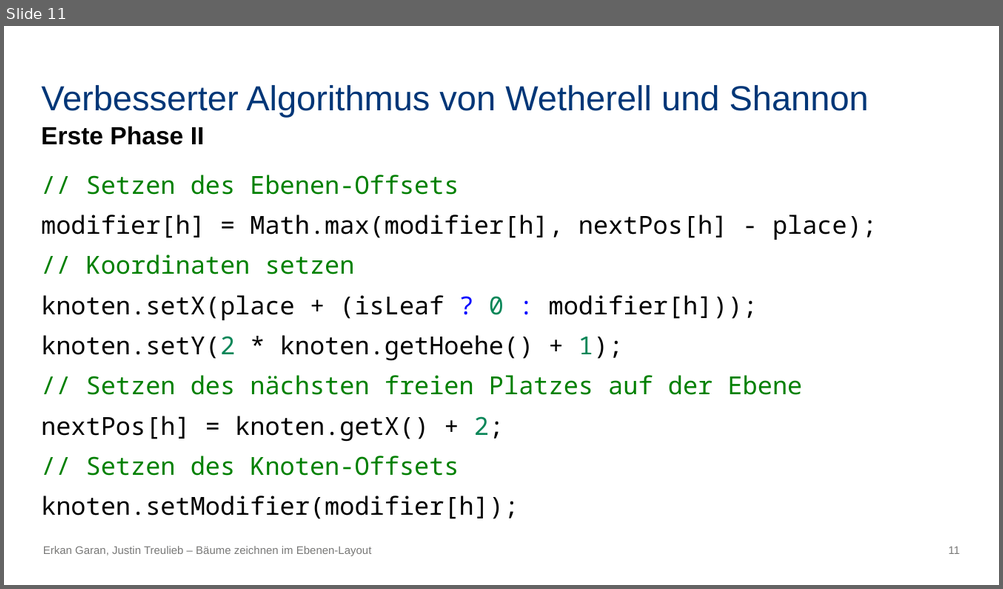
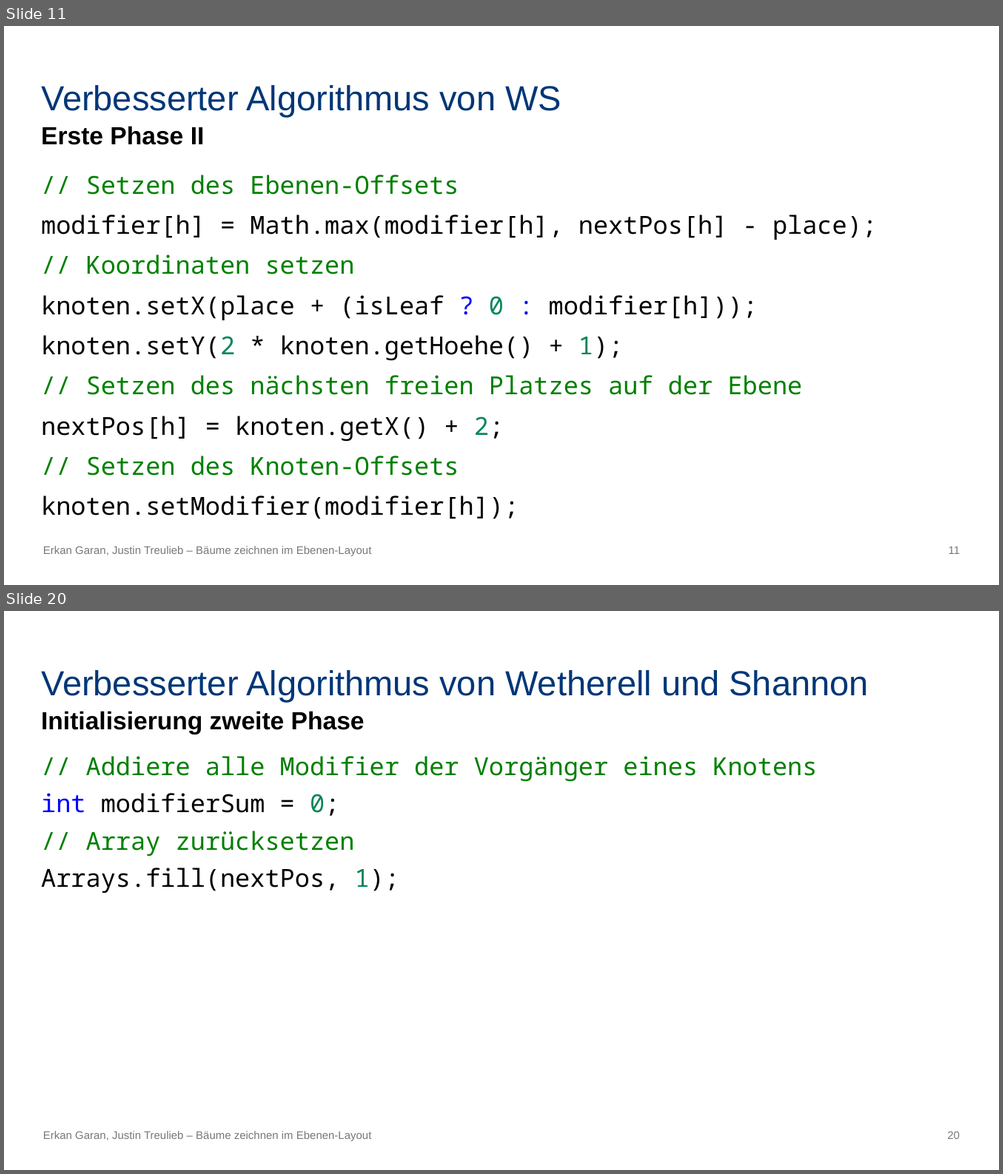
Before and after one commit to erkangrn/Praxsiprojekt, a slide deck: Powerpoint/Bäume zeichnen im Ebenen-Layout.pptx. Shown one above the other, each under a label of ours: slide 11 before the commit, slides 11 and 20 after it; the slides between them are not shown. The pictures are 1003x589 and 1003x1174 pixels, drawn with LibreOffice and Linux fonts; fonts in the diff are those of the drawing. Boxes give left, top, right and bottom in pixels: in the first picture for what was removed or moved away, otherwise in the second. Text is boxed around its words. In the diff, an @@ line names an element or a change of style, - is before the commit and + after.

```diff
--- a/Powerpoint/Bäume zeichnen im Ebenen-Layout.pptx
+++ b/Powerpoint/Bäume zeichnen im Ebenen-Layout.pptx
@@ slide 20 added at bbox=[4, 611, 999, 1170], background #FFFFFF; not listed: 1 template element that a slide beside it also shows @@
@@ title added at bbox=[41, 670, 868, 701], 25.2 pt, text #003677 @@
+Verbesserter Algorithmus von Wetherell und Shannon
@@ text added at bbox=[41, 711, 364, 734], 18 pt, text #000000, bold @@
+Initialisierung zweite Phase
@@ text added at bbox=[41, 756, 817, 894], 18 pt, text #008000 @@
+// Addiere alle Modifier der Vorgänger eines Knotens
+int modifierSum = 0;
+// Array zurücksetzen
+Arrays.fill(nextPos, 1);
@@ text added at bbox=[43, 1131, 372, 1142], 8 pt, text #777776 @@
+Erkan Garan, Justin Treulieb – Bäume zeichnen im Ebenen-Layout
@@ slide 11 changed as well @@
@@ title at bbox=[41, 85, 561, 116]: text changed @@
-Verbesserter Algorithmus von Wetherell und Shannon
+Verbesserter Algorithmus von WS
```
Also in this commit, not shown: 5 other slides changed, 21 other slides added, 1 slide removed, 2 other files.
